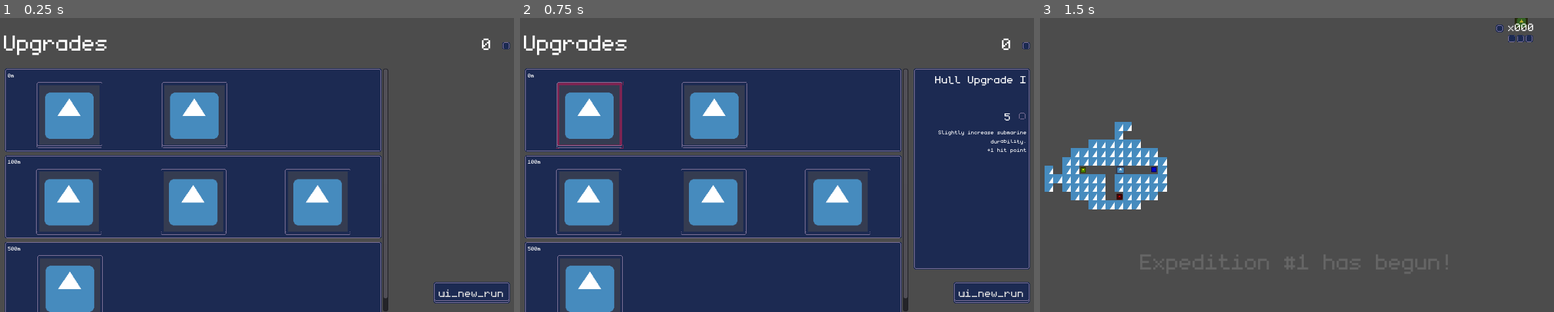
Above: before the commit, frames 1-3 (left to right).
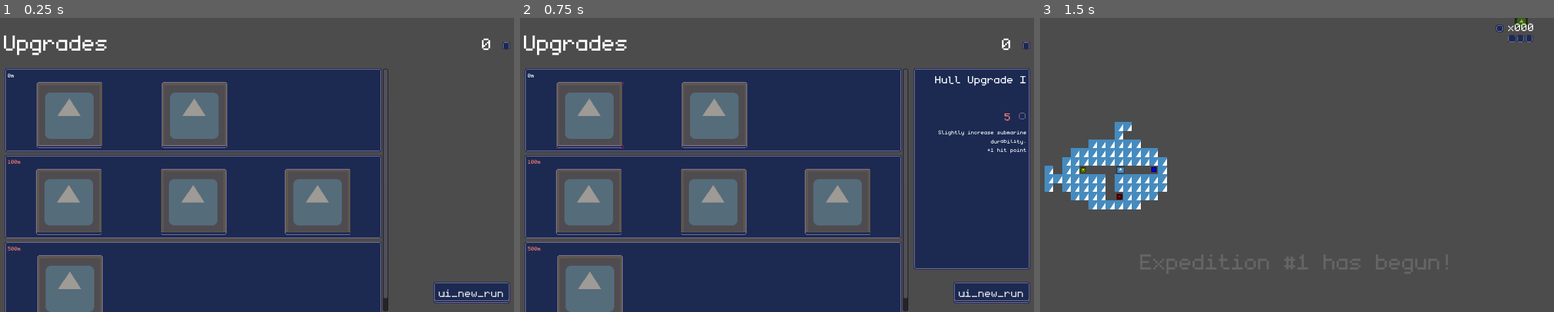
Above: after the commit, the same moments.

Repository: dmitriy-shmilo/gwj41
Game: Godot game, scene res://shop_screen/shop_screen.tscn
Two runs of this game, one before a commit and one after it. Both use one fixed random seed, a clock stepped at 60 frames per second and the inputs below. This scene is started directly instead of the project's main scene. The engine's default icon, where the game draws it, is replaced by a stand-in: a white triangle on a blue panel in a dark square.
Inputs (mouse positions are in pixels of both pictures, inside the frame that each line leads up to):
- Up to frame 1 (0.25 s): no input
- Up to frame 2 (0.75 s): click (586, 115) at 0.52 s
- Up to frame 3 (1.5 s): click "ui_new_run" at 1.25 s

The runs differ from the first frame. In frame 1, 16% of the frame differs, in the area x 1-69%, y 22-100%; in frame 2, 16%, in the area x 1-96%, y 22-100%; in frame 3, nothing differs.

Commit message:
Track purchased upgrades.

Diff:
--- /dev/null
+++ b/src/assets/art/checkmark_icon.tres
@@ -0,0 +1,7 @@
+[gd_resource type="AtlasTexture" load_steps=2 format=2]
+
+[ext_resource path="res://assets/art/ui.png" type="Texture" id=1]
+
+[resource]
+atlas = ExtResource( 1 )
+region = Rect2( 0, 0, 16, 16 )
--- a/src/data/upgrades/upgrade_registry.gd
+++ b/src/data/upgrades/upgrade_registry.gd
@@ -40,8 +40,7 @@
 	for upgrade in UPGRADES:
 		if not _milestone_map.has(upgrade.required_progress):
 			_milestone_map[upgrade.required_progress] = []
-
-		upgrade.purchased = UserSaveData.unlocked_upgrades.has(upgrade.id)
+		upgrade.purchased = UserSaveData.unlocked_upgrades.has(float(upgrade.id))
 		_milestone_map[upgrade.required_progress].append(upgrade)
 
 	for key in _milestone_map.keys():
--- a/src/data/user_save_data.gd
+++ b/src/data/user_save_data.gd
@@ -5,7 +5,7 @@
 var current_expedition = 0
 var current_treasure = 0
 var last_recovered_treasure = 0
-var best_distance = 0
+var best_progress = 0
 var unlocked_upgrades = []
 var is_running = true
 var _save_time = 0
@@ -52,7 +52,8 @@
 		"current_treasure" : current_treasure,
 		"last_recovered_treasure" : last_recovered_treasure,
 		"unlocked_upgrades" : unlocked_upgrades,
-		"is_running" : is_running
+		"is_running" : is_running,
+		"best_progress" : best_progress
 	}
 
 
@@ -63,6 +64,7 @@
 	last_recovered_treasure = _get_or_default(data, "last_recovered_treasure", 0)
 	unlocked_upgrades = _get_or_default(data, "unlocked_upgrades", [])
 	is_running = _get_or_default(data, "is_running", true)
+	best_progress = _get_or_default(data, "best_progress", 0)
 
 
 func _get_or_default(data: Dictionary, key: String, default) -> Object:
--- a/src/project.godot
+++ b/src/project.godot
@@ -177,6 +177,11 @@
 "events": [ Object(InputEventKey,"resource_local_to_scene":false,"resource_name":"","device":0,"alt":false,"shift":false,"control":false,"meta":false,"command":false,"pressed":false,"scancode":68,"physical_scancode":0,"unicode":0,"echo":false,"script":null)
  ]
 }
+interact={
+"deadzone": 0.5,
+"events": [ Object(InputEventKey,"resource_local_to_scene":false,"resource_name":"","device":0,"alt":false,"shift":false,"control":false,"meta":false,"command":false,"pressed":false,"scancode":32,"physical_scancode":0,"unicode":0,"echo":false,"script":null)
+ ]
+}
 
 [locale]
 
--- a/src/shop_screen/shop_screen.gd
+++ b/src/shop_screen/shop_screen.gd
@@ -10,7 +10,7 @@
 onready var _upgrade_description_label = $"SideBarContainer/VBoxContainer/UpgradeDescriptionLabel"
 
 func _ready() -> void:
-	_current_treasure_label.bbcode_text = tr("txt_treasure_count_right") % UserSaveData.current_treasure
+	_refresh()
 
 	var milestones = UpgradeRegistry.get_progress_milestones()
 
@@ -18,6 +18,7 @@
 		var panel = UPGRADE_PANEL_SCENE.instance()
 		panel.setup(milestone, UpgradeRegistry.get_milestone_upgrades(milestone))
 		panel.connect("upgrade_selected", self, "_on_upgrade_selected")
+		panel.connect("upgrade_purchased", self, "_on_upgrade_purchased")
 		_upgrade_list.add_child(panel)
 
 
@@ -25,7 +26,32 @@
 	_sidebar_container.visible = true
 	_upgrade_name_label.text = tr(upgrade.title)
 	_upgrade_description_label.text = tr(upgrade.description)
-	_upgrade_price_label.bbcode_text = tr("txt_treasure_count_right") % upgrade.price
+
+	if upgrade.purchased:
+		_upgrade_price_label.bbcode_text = tr("txt_up_purchased")
+	else:
+		var price = tr("txt_treasure_count_right") % upgrade.price
+		if upgrade.price > UserSaveData.current_treasure:
+			_upgrade_price_label.clear()
+			# TODO: pick a better color
+			_upgrade_price_label.push_color(Color.salmon)
+			_upgrade_price_label.append_bbcode(price)
+			_upgrade_price_label.pop()
+		else:
+			_upgrade_price_label.bbcode_text = price
+
+
+func _on_upgrade_purchased(sender, upgrade: Upgrade) -> void:
+	_refresh()
+	# this will refresh the sidebar
+	_on_upgrade_selected(sender, upgrade)
+
+
+func _refresh() -> void:
+	_current_treasure_label.bbcode_text = tr("txt_treasure_count_right") % UserSaveData.current_treasure
+
+	for panel in _upgrade_list.get_children():
+		panel.refresh()
 
 
 func _on_NewRunButton_pressed() -> void:
--- a/src/shop_screen/upgrade_button.gd
+++ b/src/shop_screen/upgrade_button.gd
@@ -1,14 +1,43 @@
 extends AspectRatioContainer
 
 signal selected(sender, upgrade)
+signal purchased(sender, upgrade)
 
-onready var _button = $"Button"
+onready var _button: Button = $"Button"
+onready var _checkmark_icon = $"Button/CheckmarkIcon"
 
 var _upgrade: Upgrade
+
+func _ready() -> void:
+	refresh()
+
+
+func _unhandled_key_input(event: InputEventKey) -> void:
+	if event.is_action("interact"):
+		_purchase_upgrade()
 
 
 func setup(upgrade: Upgrade) -> void:
 	_upgrade = upgrade
+	if is_inside_tree():
+		refresh()
+
+
+func refresh() -> void:
+	_checkmark_icon.visible = _upgrade.purchased
+	_button.disabled = _upgrade.price > UserSaveData.current_treasure or _upgrade.required_progress > UserSaveData.best_progress
+
+
+func _purchase_upgrade() -> void:
+	if _upgrade.purchased or UserSaveData.best_progress < _upgrade.required_progress:
+		return
+
+	if UserSaveData.current_treasure >= _upgrade.price:
+		_upgrade.purchased = true
+		UserSaveData.unlocked_upgrades.append(_upgrade.id)
+		UserSaveData.current_treasure -= _upgrade.price
+		emit_signal("purchased", self, _upgrade)
+		refresh()
 
 
 func _on_Button_mouse_entered() -> void:
@@ -17,3 +46,7 @@
 
 func _on_Button_focus_entered() -> void:
 	emit_signal("selected", self, _upgrade)
+
+
+func _on_Button_pressed() -> void:
+	_purchase_upgrade()
--- a/src/shop_screen/upgrade_button.tscn
+++ b/src/shop_screen/upgrade_button.tscn
@@ -1,8 +1,9 @@
-[gd_scene load_steps=4 format=2]
+[gd_scene load_steps=5 format=2]
 
 [ext_resource path="res://assets/art/default_upgrade_icon.tres" type="Texture" id=1]
 [ext_resource path="res://ui/default_theme.tres" type="Theme" id=2]
 [ext_resource path="res://shop_screen/upgrade_button.gd" type="Script" id=3]
+[ext_resource path="res://assets/art/checkmark_icon.tres" type="Texture" id=4]
 
 [node name="UpgradeButton" type="AspectRatioContainer"]
 margin_right = 223.0
@@ -21,5 +22,21 @@
 rect_min_size = Vector2( 0, 100 )
 icon = ExtResource( 1 )
 
+[node name="CheckmarkIcon" type="TextureRect" parent="Button"]
+modulate = Color( 0, 1, 0.180392, 1 )
+anchor_left = 1.0
+anchor_top = 1.0
+anchor_right = 1.0
+anchor_bottom = 1.0
+margin_left = -25.5
+margin_top = -24.0
+margin_right = -9.5
+margin_bottom = -8.0
+texture = ExtResource( 4 )
+__meta__ = {
+"_edit_use_anchors_": false
+}
+
 [connection signal="focus_entered" from="Button" to="." method="_on_Button_focus_entered"]
 [connection signal="mouse_entered" from="Button" to="." method="_on_Button_mouse_entered"]
+[connection signal="pressed" from="Button" to="." method="_on_Button_pressed"]
--- a/src/shop_screen/upgrade_panel.gd
+++ b/src/shop_screen/upgrade_panel.gd
@@ -1,6 +1,7 @@
 extends PanelContainer
 
 signal upgrade_selected(sender, upgrade)
+signal upgrade_purchased(sender, upgrade)
 
 const UPGRADE_BUTTON_SCENE = preload("res://shop_screen/upgrade_button.tscn")
 
@@ -12,12 +13,20 @@
 
 func _ready() -> void:
 	_milestone_label.text = tr("txt_milestone") % _milestone
+	if UserSaveData.best_progress < _milestone:
+		_milestone_label.set("custom_colors/font_color", Color.salmon)
 
 	for upgrade in _upgrades:
 		var button = UPGRADE_BUTTON_SCENE.instance()
 		button.setup(upgrade)
 		button.connect("selected", self, "_on_button_selected")
+		button.connect("purchased", self, "_on_upgrade_purchased")
 		_grid_container.add_child(button)
+
+
+func refresh() -> void:
+	for button in _grid_container.get_children():
+		button.refresh()
 
 
 func setup(milestone: int, upgrades: Array) -> void:
@@ -27,3 +36,7 @@
 
 func _on_button_selected(sender, upgrade) -> void:
 	emit_signal("upgrade_selected", sender, upgrade)
+
+
+func _on_upgrade_purchased(sender, upgrade) -> void:
+	emit_signal("upgrade_purchased", sender, upgrade)
--- a/src/tr_keys.csv
+++ b/src/tr_keys.csv
@@ -30,6 +30,7 @@
 txt_treasure_count,"[center]  %d [img]res://assets/art/treasure_icon.tres[/img][/center]",
 txt_treasure_count_plus,"[center]+ %d [img]res://assets/art/treasure_icon.tres[/img][/center]",
 txt_treasure_count_right,"[right]  %d [img]res://assets/art/treasure_icon.tres[/img][/right]",
+txt_up_purchased,"[right]Purchased[/right]","[right]Куплено[/right]"
 txt_run_title,"Expedition #%d has begun!","Экспедиция №%d началась!"
 txt_milestone,"%dm",
 txt_up_health1,"Hull Upgrade I",
